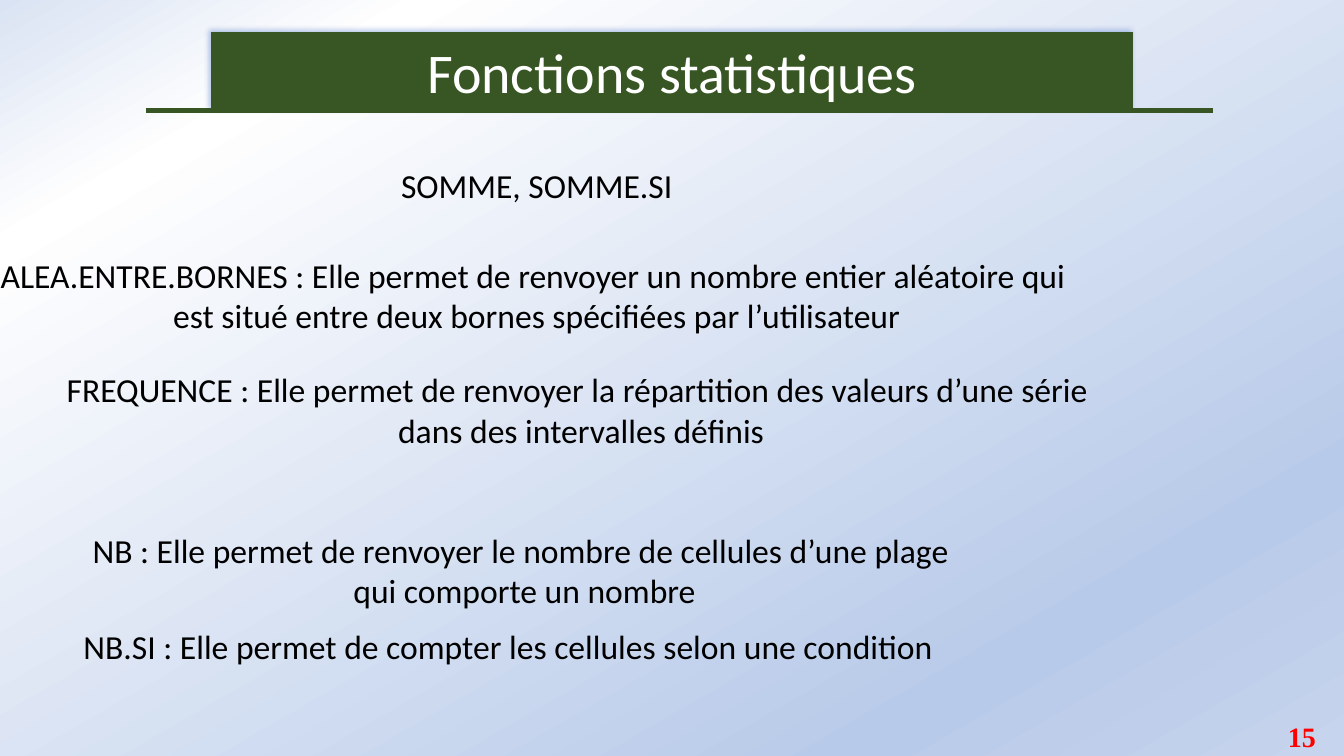
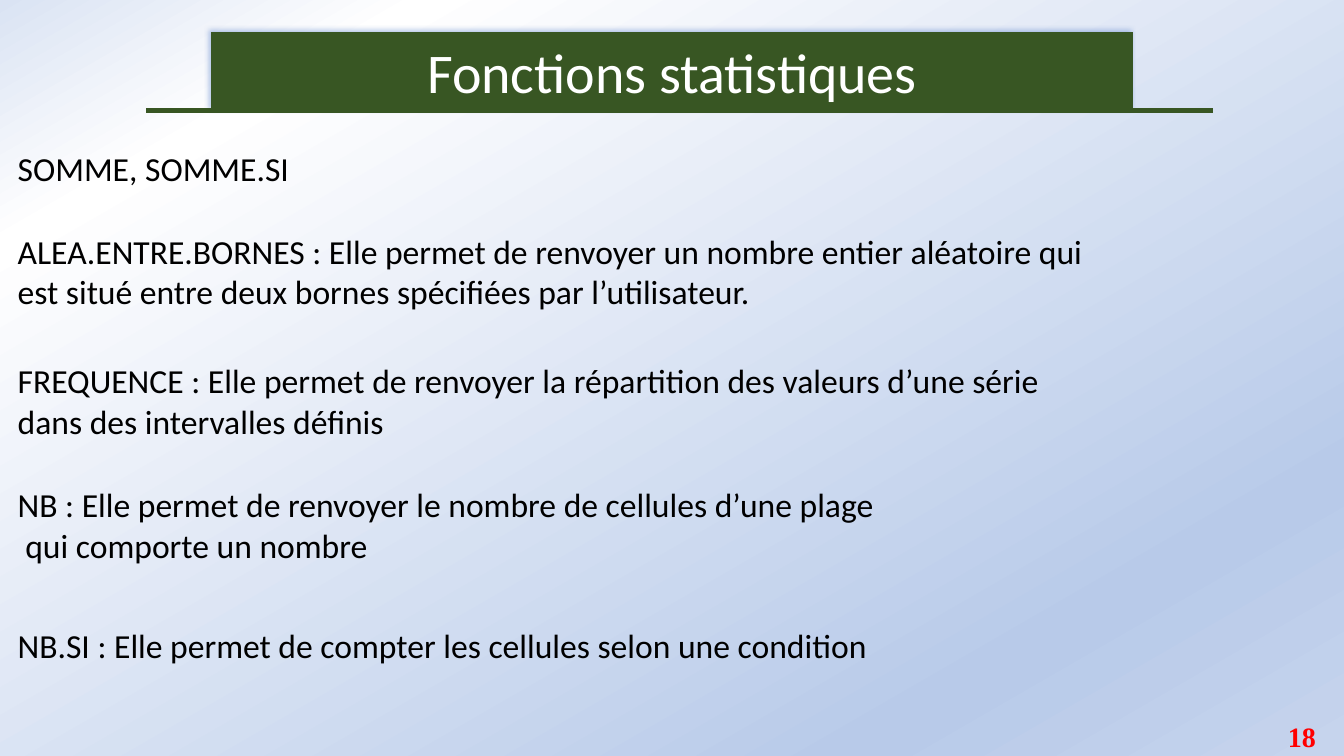
Before and after one commit to Abson-dev/Formation-Excel-IFDC, a slide deck: slide 18 of Cours/IFDC_2.pptx (slide 15 before the commit). Drawn at 1344x756 pixels with LibreOffice and Linux fonts; fonts in the diff are those of the drawing. Boxes give left, top, right and bottom in pixels: in the first picture for what was removed or moved away, otherwise in the second. Text is boxed around its words. In the diff, an @@ line names an element or a change of style, - is before the commit and + after.

```diff
--- a/Cours/IFDC_2.pptx
+++ b/Cours/IFDC_2.pptx
@@ alignment centre to left in 4 elements at box(18, 634, 867, 664), box(18, 369, 1038, 435), box(18, 493, 874, 564), box(18, 159, 289, 185) @@
@@ text "SOMME, SOMME.SI": place and size @@
-text "SOMME, SOMME.SI" at box(401, 176, 672, 202)
+text "SOMME, SOMME.SI" at box(18, 159, 289, 185)
@@ text "ALEA.ENTRE.BORNES : Elle permet de ...": place and size @@
-text "ALEA.ENTRE.BORNES : Elle permet de ..." at box(1, 264, 1065, 334)
+text "ALEA.ENTRE.BORNES : Elle permet de ..." at box(18, 240, 1082, 310)
@@ text at box(18, 240, 1082, 270): alignment centre to left @@
@@ text at box(18, 280, 749, 310): text changed @@
-est situé entre deux bornes spécifiées par l’utilisateur
+est situé entre deux bornes spécifiées par l’utilisateur.
@@ text "FREQUENCE : Elle permet de ...": place and size @@
-text "FREQUENCE : Elle permet de ..." at box(67, 378, 1087, 444)
+text "FREQUENCE : Elle permet de ..." at box(18, 369, 1038, 435)
@@ text "NB : Elle permet de ...": place and size @@
-text "NB : Elle permet de ..." at box(93, 539, 949, 609)
+text "NB : Elle permet de ..." at box(18, 493, 874, 564)
@@ text "NB.SI : Elle permet de ...": place and size @@
-text "NB.SI : Elle permet de ..." at box(83, 635, 932, 665)
+text "NB.SI : Elle permet de ..." at box(18, 634, 867, 664)
@@ page number at box(1288, 728, 1316, 748): text changed @@
-15
+18
```
Also in this commit, not shown: 2 other slides changed, 4 slides added, 1 slide removed.
